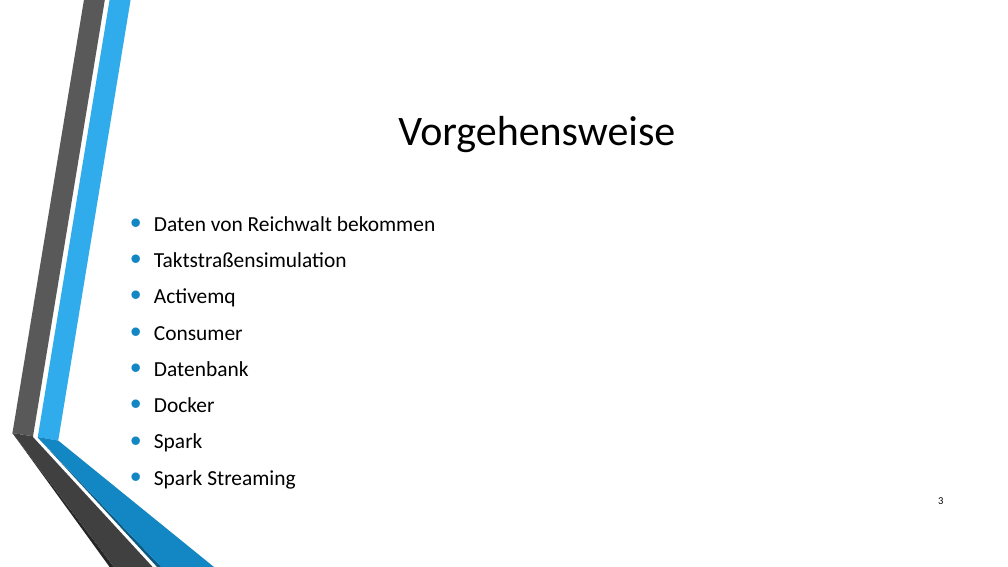
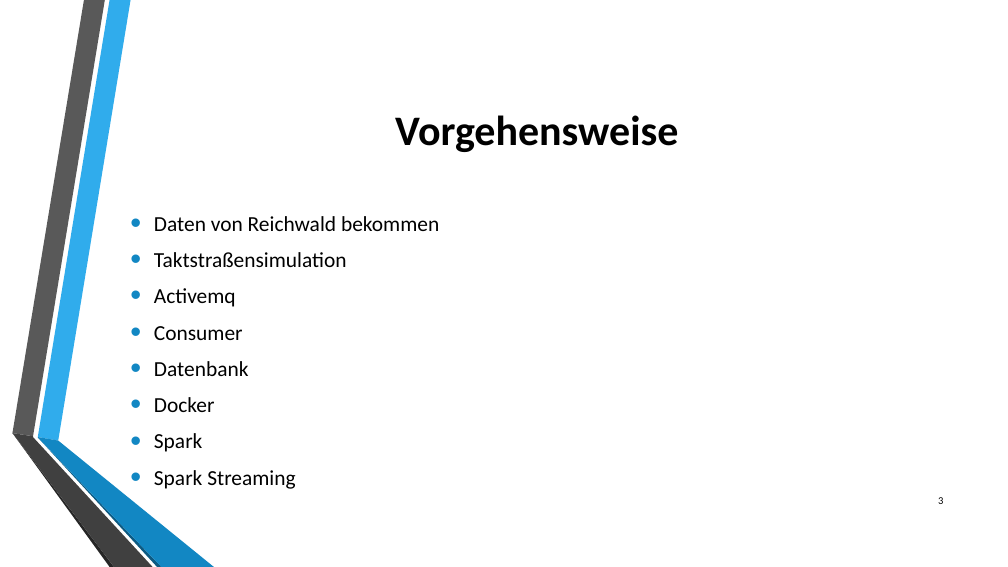
Before and after one commit to philipwagner1994/ProjectDHBW, a slide deck: slide 3 of Documentation/Projektpräsentationabschluss.pptx. Drawn at 1008x567 pixels with LibreOffice and Linux fonts; fonts in the diff are those of the drawing; background and template pictures are left out. Boxes give left, top, right and bottom in pixels: in the first picture for what was removed or moved away, otherwise in the second. Text is boxed around its words. In the diff, an @@ line names an element or a change of style, - is before the commit and + after.

```diff
--- a/Documentation/Projektpräsentationabschluss.pptx
+++ b/Documentation/Projektpräsentationabschluss.pptx
@@ title "Vorgehensweise" at (x1=395, y1=115, x2=678, y2=152): bold on @@
@@ text at (x1=154, y1=216, x2=439, y2=231): text changed @@
-• Daten von Reichwalt bekommen
+• Daten von Reichwald bekommen
```
Also in this commit, not shown: 9 other slides changed, 1 slide added, 2 slides removed.
